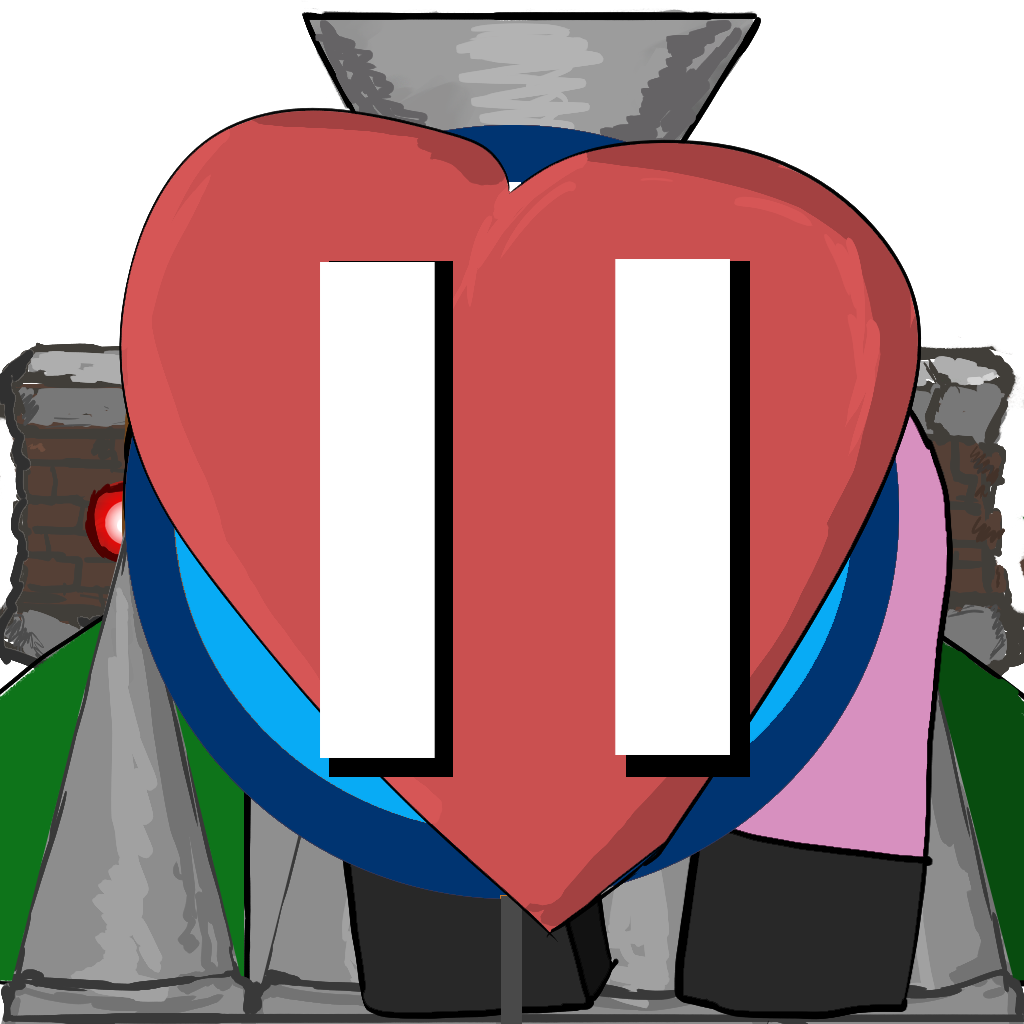
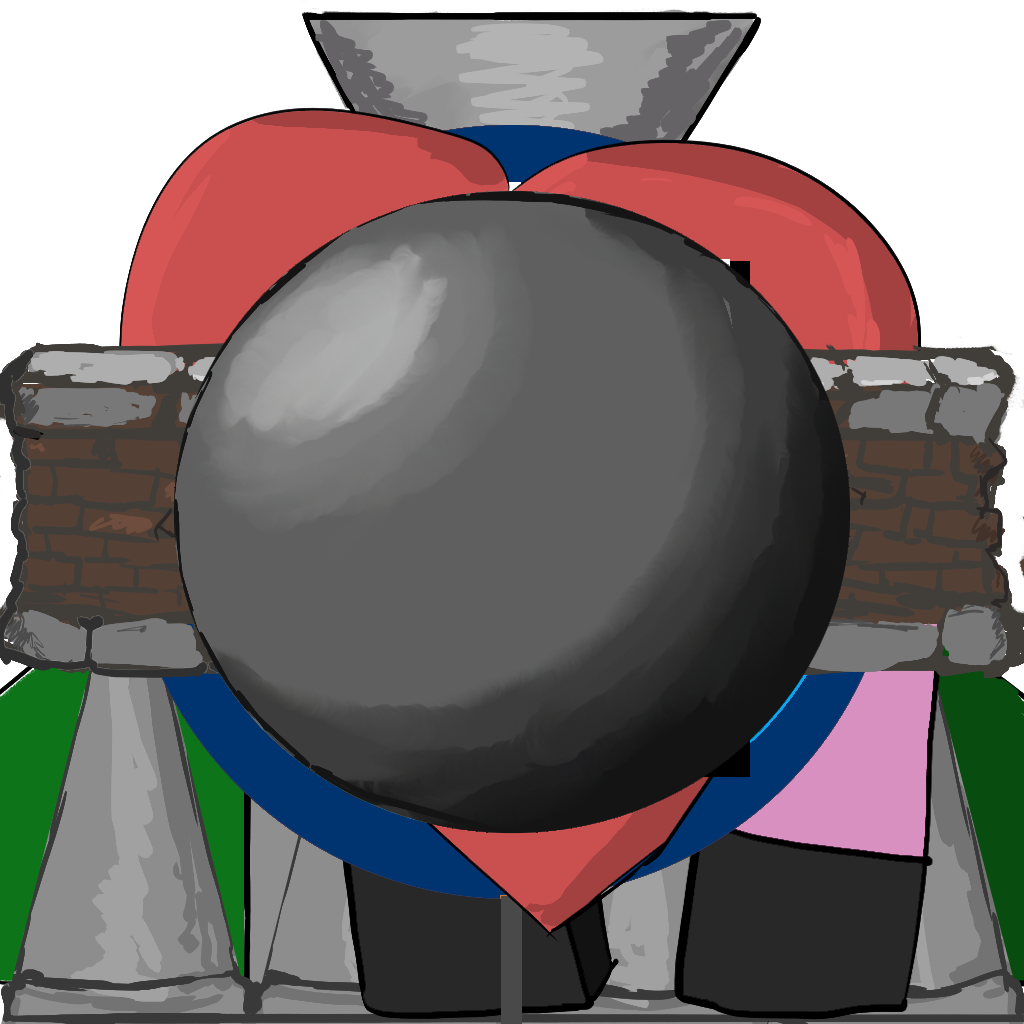
Layer changes from the first 1024×1024 image to the second:
added layer "FB_Child" above "WoodPlatform" over (173, 190, 851, 834)
added layer "WoodPlatform" above "Pause" over (0, 329, 1024, 803)
